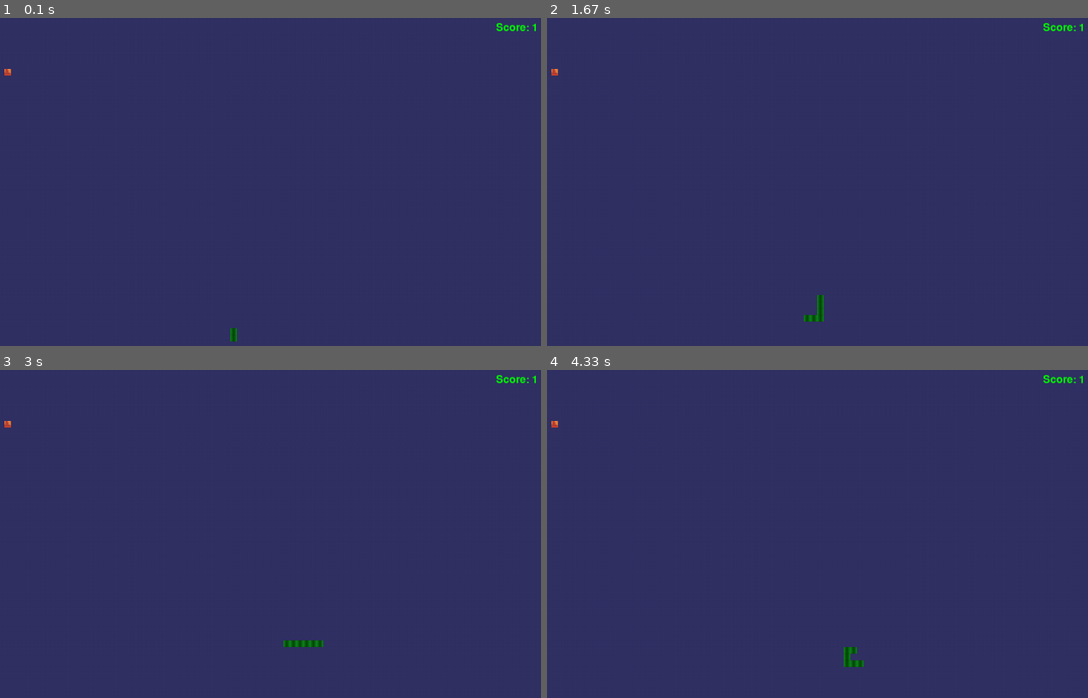
Above: before the commit, frames 1-4 (two rows, left to right).
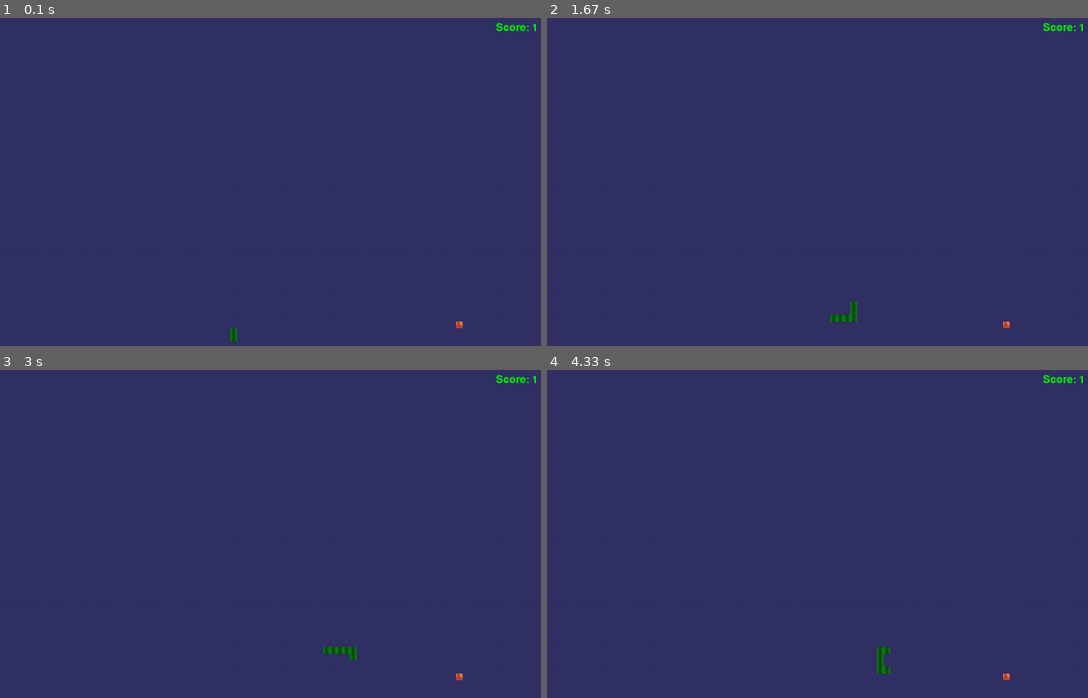
Above: after the commit, the same moments.

Repository: EpicPenguino/pygame_snake_game
Game: pygame game, started from game.py
Same seed, same stepped clock (60 frames per second), same inputs: the game is played once before the commit and once after it.
Inputs:
- Up to frame 1 (0.1 s): no input
- Up to frame 2 (1.67 s): hold Q 0.33-0.8 s; hold Right 0.33-0.8 s; hold Up from 1.33 s (still down)
- Up to frame 3 (3 s): release Up at 1.8 s; hold Right 1.83-2.3 s; hold Left 2.33-2.87 s; hold Down from 2.9 s (still down)
- Up to frame 4 (4.33 s): release Down at 3.3 s; hold Left 3.33-3.73 s; hold Up 3.77-4.17 s; hold Right from 4.2 s (still down)

The runs differ from the first frame. In frame 1, less than 0.1% of the frame differs, in the area x 0-86%, y 15-95%; in frame 2, 0.3%; in frame 3, 0.3%; in frame 4, 0.3%.

Commit message:
refactored some code

Diff:
--- a/game.py
+++ b/game.py
@@ -120,7 +120,7 @@
         # collides with apple
         for i in range(self.player.length):
             if self.game.collision(self.apple.x,self.apple.y,self.player.x[i],self.player.y[i],1):
-                self.apple.x,self.apple.y = (randint(30,180)//10)*10,(randint(30,180)//10)*10
+                self.apple.x,self.apple.y = (randint(50,940)//10)*10,(randint(50,940)//10)*10
                 self.player.length += 1
                 self.player.score += 1
         # collides with itself
@@ -154,7 +154,10 @@
                 self._running = False
             self.loop()
             self.render()
-            time.sleep(150.0/1000.0)
+            if keys[K_q]:
+                time.sleep(50.0/1000.0)
+            else:
+                time.sleep(150.0/1000.0)
         self.quit()
 
 if __name__ == "__main__":
